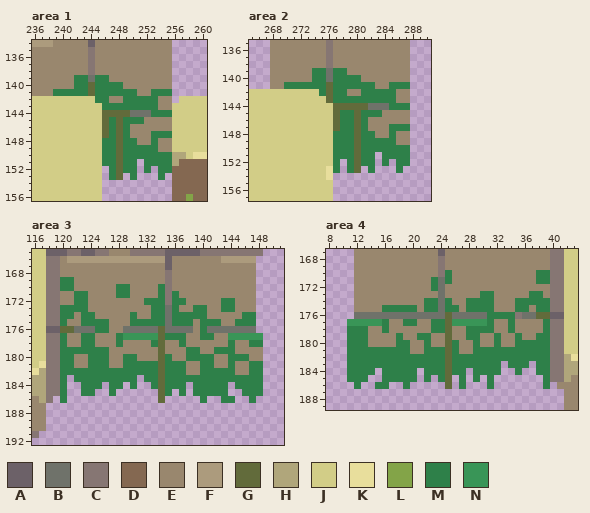
Pixel-art file, stored at assets/tiles/grass.ase. This is how it looked before the edit.
1408x448 pixels, 1 frame. Colours within 5 levels of each other are drawn and written as one. Shown: area 1: x 236..260, y 134..156; area 2: x 265..290, y 135..157; area 3: x 116..151, y 165..192; area 4: x 8..43, y 167..189. The commit also changed other parts of the picture, which this record leaves out.
Palette (. is transparent): A #6c6168  B #6f726a  C #867673  D #846851  E #99876e  F #ac9b7d  G #626b3b  H #b0a67b  J #d2cd87  K #e8de9c  L #83a448  M #2e8049  N #399557
Now the later version:
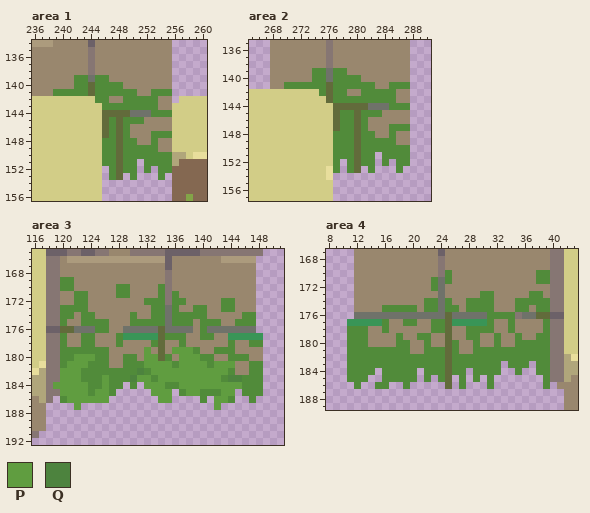
Colours new in this view: P #609d40  Q #4d833e
What changed:
colour M: #2e8049 -> #518b3a
Changed rows in their new state; - is a pixel that keeps its letter.
Area 3, layer "Layer 2":
first column x 119:
179 -------------P---PPP-------
180 ---PPP-------PP---PPP------
181 --PPP--------PPPP-PPPP-PPP-
182 -PPP--------Q-PPPPPPPPPPP--
183 -PPP---P---QPP-PPPPPPPPP-QQ
184 PPPPP--P-----PPP--PPPPPPPPP
185 -PPPP-PP------PPP--PP---PP-
186 --PPPPPP-------PP------PP--
187 ---P-------------------P---
Pixel boxes of the changes (left, top, right, bottom) in both pictures:
changed: (53, 75, 172, 180)
changed: (284, 68, 410, 173)
changed: (53, 277, 263, 410)
changed: (347, 270, 550, 389)
